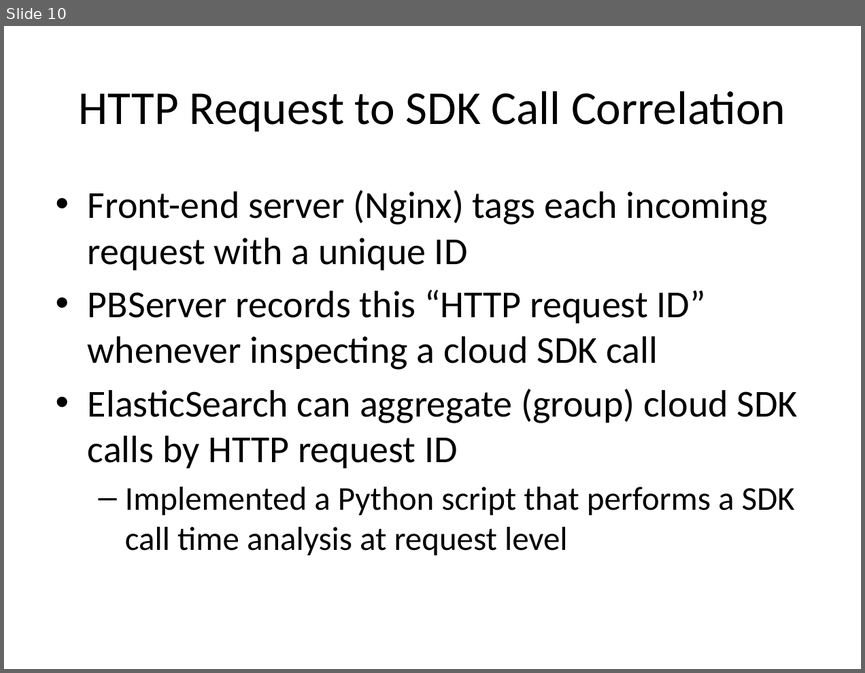
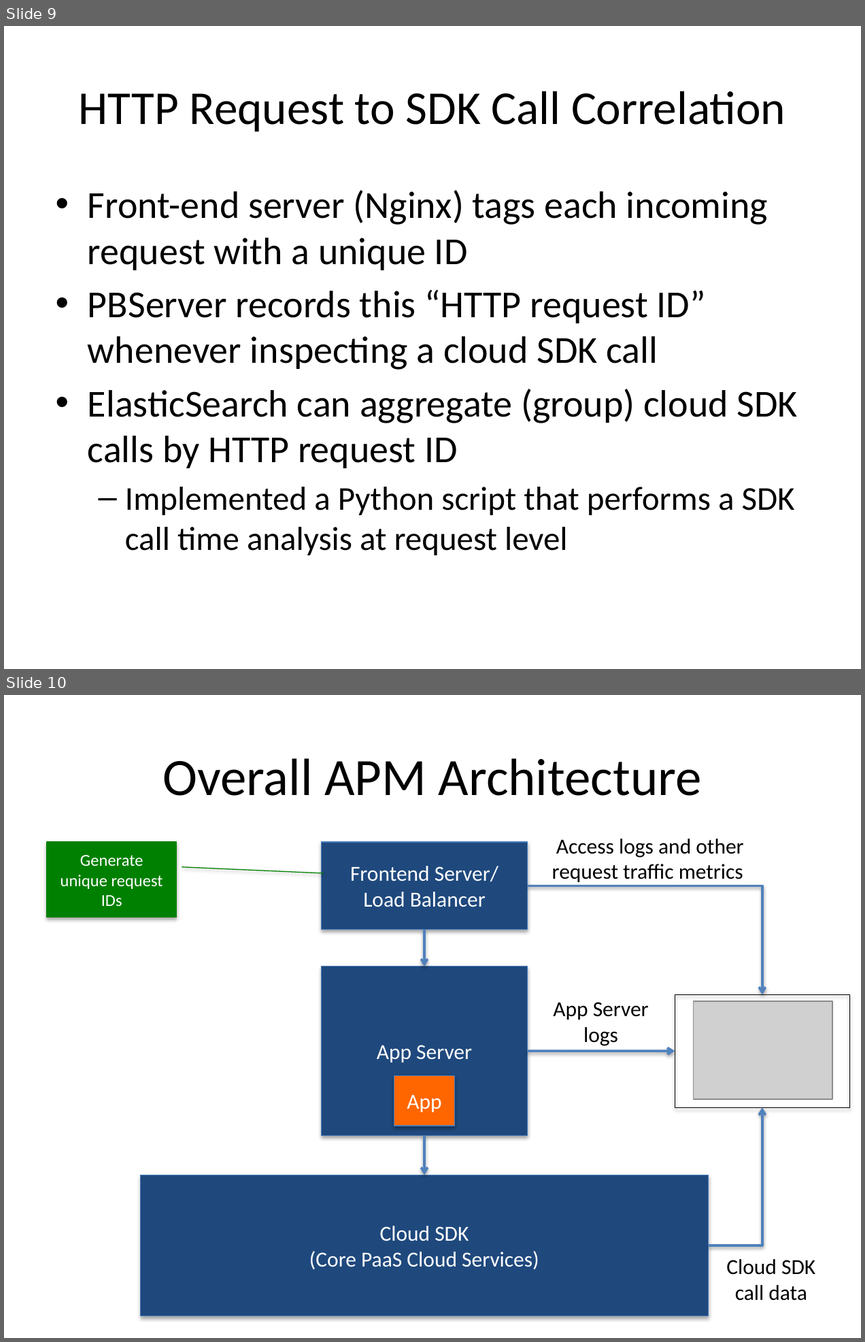
Before and after one commit to Dithn/eager-appscale, a slide deck: Eager/elk-experiment/Huawei_Presentation_1.pptx. Shown one above the other, each under a label of ours: slide 10 before the commit, slides 9 and 10 after it. The pictures are 865x673 and 865x1342 pixels, drawn with LibreOffice and Linux fonts; fonts in the diff are those of the drawing; grey boxes stand for pictures. Boxes give left, top, right and bottom in pixels: in the first picture for what was removed or moved away, otherwise in the second. Text is boxed around its words. In the diff, an @@ line names an element or a change of style, - is before the commit and + after.

```diff
--- a/Eager/elk-experiment/Huawei_Presentation_1.pptx
+++ b/Eager/elk-experiment/Huawei_Presentation_1.pptx
@@ slide 10 added at [4,695,861,1338], background #FFFFFF @@
@@ title added at [162,758,702,796], 44 pt, text #000000 @@
+Overall APM Architecture
@@ border callout added at [47,841,176,917], fill #008000, outline #008000 0.75 pt, 14 pt, text #FFFFFF @@
+Generate unique request IDs
@@ rectangle added at [321,841,528,929], fill #1F497D, outline #4B7EBC 0.75 pt, 18 pt, text #FFFFFF @@
+Frontend Server/
+Load Balancer
@@ text added at [552,838,743,882], 18 pt, text #000000 @@
+Access logs and other request traffic metrics
@@ elbow arrow added from (528, 885) to (762, 994), #4F81BD 2 pt @@
@@ arrow added from (425, 930) to (425, 966), #4F81BD 2 pt @@
@@ rectangle added at [321,966,528,1136], fill #1F497D, outline #4B7EBC 0.75 pt, 18 pt, text #FFFFFF @@
+App Server
@@ rectangle added at [675,994,850,1107], outline #000000 0.75 pt @@
@@ text added at [553,1002,649,1046], 18 pt, text #000000 @@
+App Server logs
@@ picture added at [693,1001,832,1098] @@
@@ arrow added from (528, 1051) to (675, 1051), #4F81BD 2 pt @@
@@ rectangle added at [394,1075,454,1125], fill #FF6600, outline #4B7EBC 0.75 pt, 18 pt, text #FFFFFF @@
+App
@@ elbow arrow added from (708, 1245) to (762, 1107), #4F81BD 2 pt @@
@@ arrow added from (425, 1136) to (425, 1175), #4F81BD 2 pt @@
@@ rectangle added at [140,1175,708,1315], fill #1F497D, outline #4B7EBC 0.75 pt, 18 pt, text #FFFFFF @@
+Cloud SDK
+(Core PaaS Cloud Services)
@@ text added at [726,1259,815,1300], 18 pt, text #000000 @@
+Cloud SDK call data
@@ what was slide 10 is now slide 9 @@
```
Also in this commit, not shown: 2 slides changed, 3 other slides added, 2 slides removed.
